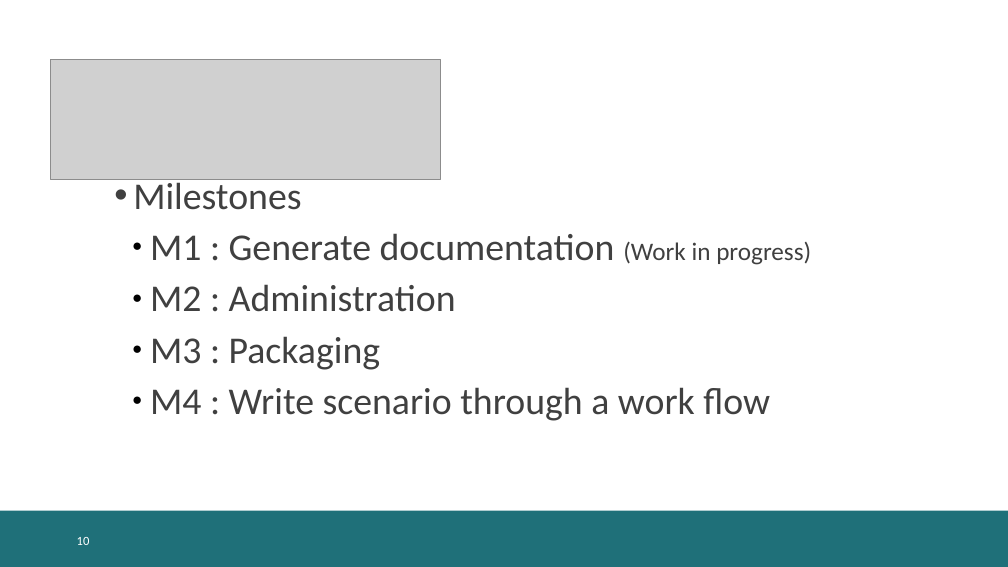
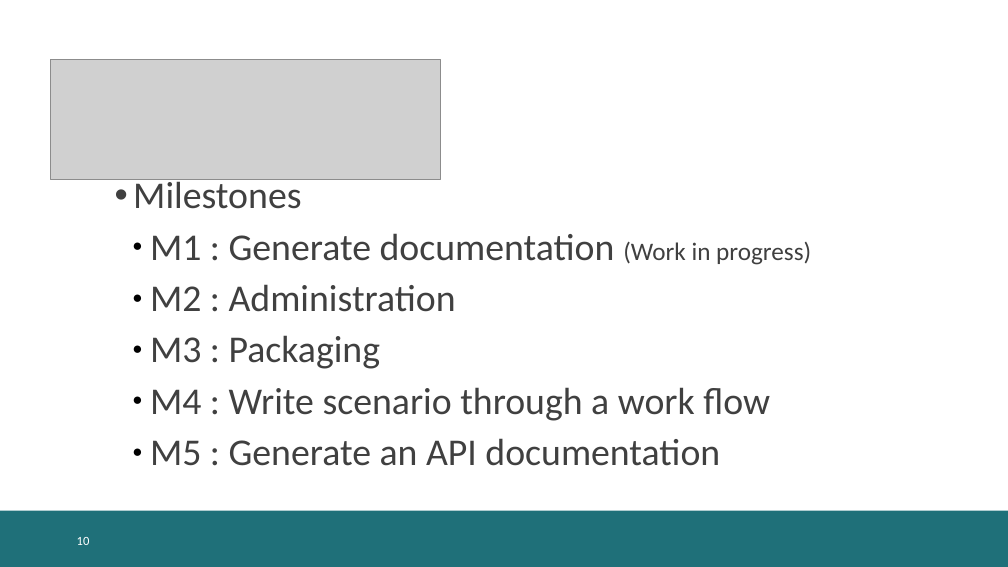
Before and after one commit to KelkooGroup/theGardener, a slide deck: slide 10 of doc/BDD_TheGardener_in_a_nutshell.pptx. Drawn at 1008x567 pixels with LibreOffice and Linux fonts; fonts in the diff are those of the drawing; grey boxes stand for pictures; background and template pictures are left out. Boxes give left, top, right and bottom in pixels: in the first picture for what was removed or moved away, otherwise in the second. Text is boxed around its words. In the diff, an @@ line names an element or a change of style, - is before the commit and + after.

```diff
--- a/doc/BDD_TheGardener_in_a_nutshell.pptx
+++ b/doc/BDD_TheGardener_in_a_nutshell.pptx
@@ text at [150, 438, 720, 466]: paragraph added @@
+  ● M5 : Generate an API documentation
```
Also in this commit, not shown: 7 other slides changed, 2 slides removed, 3 other files.
